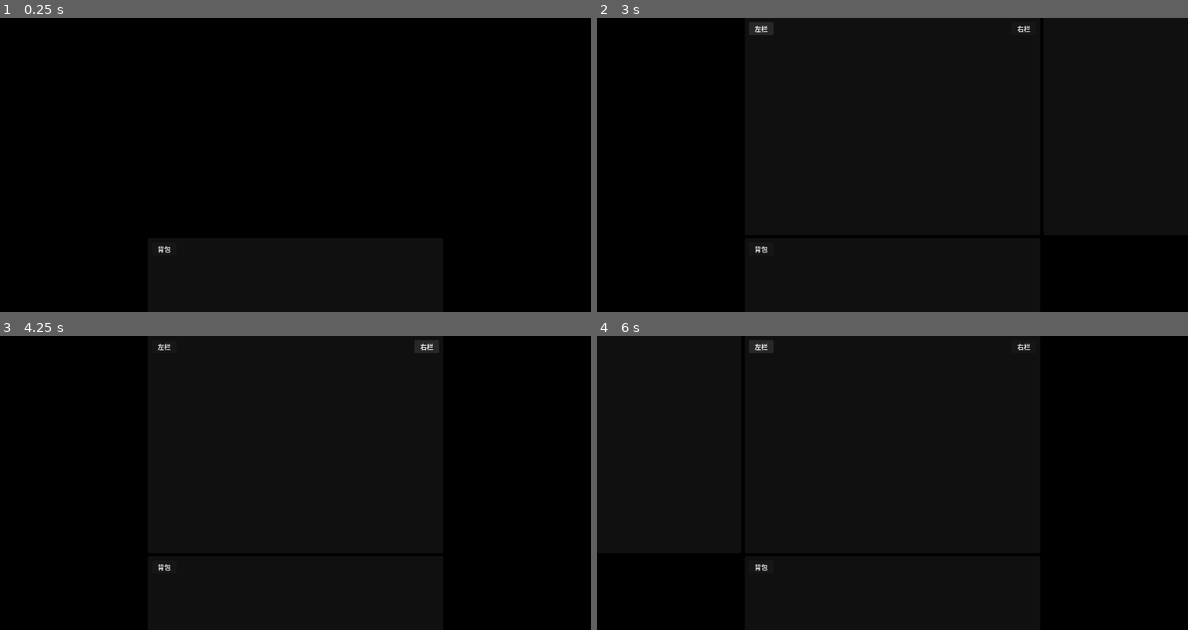
Above: before the commit, frames 1-4 (two rows, left to right).
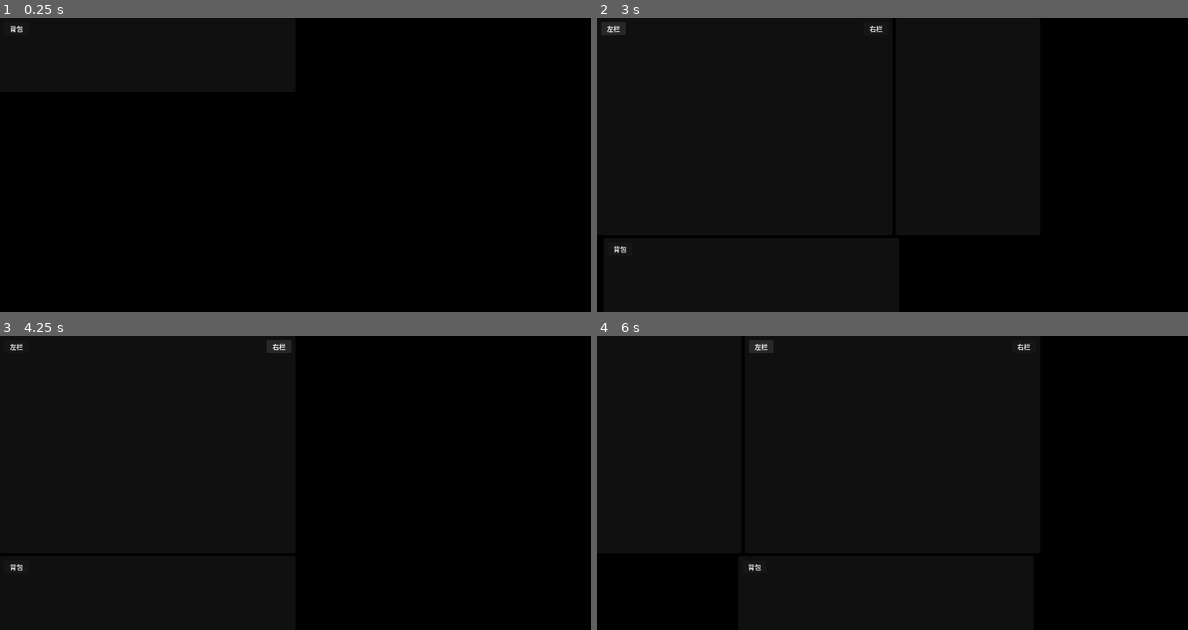
Above: after the commit, the same moments.

Repository: xiaowei2016/roguefall
Game: Godot game, scene res://scenes/main.tscn
Two runs of this game, one before a commit and one after it. Both use one fixed random seed, a clock stepped at 60 frames per second and the inputs below.
Inputs:
- Up to frame 1 (0.25 s): no input
- Up to frame 2 (3 s): click "背包" at 0.5 s; click "左栏" at 1.25 s; click "右栏" at 2 s; click "左栏" at 2.75 s
- Up to frame 3 (4.25 s): click "右栏" at 3.5 s
- Up to frame 4 (6 s): click "背包" at 4.25 s; click "背包" at 5 s; click "左栏" at 5.75 s

The runs differ from the first frame. In frame 1, less than 0.1% of the frame differs, in the area x 1-29%, y 2-80%; in frame 2, 0.4%; in frame 3, 0.4%, in the area x 1-75%, y 1-80%; in frame 4, less than 0.1%.

Commit message:
WINDOW-SCREEN-SPACE-LAYOUT-15: 重构 _do_layout 为 screen-space stateless 布局
- 所有元素先计算屏幕坐标，再取 union rect 作为窗口位置
- local = screen - window，不再用窗口位置反推 BattleBar
- 面板组 clamp 到屏幕边界，只移面板组，不动 BattleBar 锚点
- BattleBar 可滑入面板下方，不互斥
- 翻转只影响面板 screen y，BattleBar screen y 不变
- 删除 _battle_anchor_screen_y 的写回路径
- 删除 BBX_MIN/BBX_MAX/PANEL_Y_ABOVE/PANEL_Y_BELOW/FLIP_TOP
- 新日志格式: battle_screen / pg_screen / window / battle_local / center_local

Diff:
--- a/scripts/main.gd
+++ b/scripts/main.gd
@@ -6,18 +6,12 @@
 const PANEL_H := 530
 const WIN_W := 1440
 const WIN_H := 718     # 530 + 8 + 180，翻转就是上下对调
-const FLIP_TOP := 0     # 战斗条在上的窗口 y 偏移（战斗条占顶部 180px）
-const FLIP_BOT := 538   # 战斗条在下的窗口 y 偏移（面板区 530px + 间距 8px）
-const PANEL_Y_ABOVE := 0     # 面板在战斗条上方
-const PANEL_Y_BELOW := 188   # 面板在战斗条下方（180 + 8）
+const FLIP_BOT := 538   # 战斗条默认窗口内 y，仅 _ready 初始锚点推导用
 const PW := 352    # 左/右面板宽度
 const CW := 720    # 中栏宽度
 const FLIP_HYSTERESIS := 24
 const LOG_THROTTLE := 30
 
-# BattleBar 横向始终可在窗口内 0 ~ (WIN_W - CW) 滑动
-const BBX_MIN := 0
-const BBX_MAX := WIN_W - CW  # 720
 const BATTLE_REST_X := 360
 
 enum Mode { BATTLE_ONLY, CENTER_BATTLE, LEFT_CENTER_BATTLE, CENTER_RIGHT_BATTLE, FULL }
@@ -30,7 +24,7 @@
 var _drag_offset_x := 0
 var _drag_offset_y := 0
 
-# BattleBar 屏幕坐标锚点，每次布局后从 win + battle_bar 刷新
+# BattleBar 屏幕坐标锚点，唯一拖拽真源
 var _battle_anchor_screen_x := 0
 var _battle_anchor_screen_y := 0
 
@@ -98,21 +92,28 @@
 
 
 
-# ===== 布局 =====
+# ===== 布局（screen-space stateless） =====
 func _do_layout() -> void:
 	var win := get_window()
 	var screen := DisplayServer.screen_get_usable_rect(win.current_screen)
 
+	var screen_min_x := screen.position.x + EDGE_MARGIN
+	var screen_max_x := screen.position.x + screen.size.x - EDGE_MARGIN
 	var has_panels := _current_mode != Mode.BATTLE_ONLY
 
-	# ---- 垂直 ----
+	# ---- 1. BattleBar screen rect（锚点是 BattleBar 左上角） ----
+	var bb_sx := _battle_anchor_screen_x
+	var bb_sy := _battle_anchor_screen_y
+	var bb_sw := CW   # 720
+	var bb_sh := BATTLE_H
+
+	# ---- 2. 面板 screen y（翻转逻辑） ----
 	var flipped: bool = false
-	var battle_y: int = FLIP_BOT
-	var panel_y: int = PANEL_Y_ABOVE
+	var panel_sy: int = 0
 
 	if has_panels:
-		var space_above := _battle_anchor_screen_y - screen.position.y - EDGE_MARGIN
-		var space_below := screen.position.y + screen.size.y - (_battle_anchor_screen_y + BATTLE_H) - EDGE_MARGIN
+		var space_above := bb_sy - screen.position.y - EDGE_MARGIN
+		var space_below := screen.position.y + screen.size.y - (bb_sy + bb_sh) - EDGE_MARGIN
 
 		if _dragging:
 			if _last_flipped:
@@ -124,60 +125,68 @@
 		_last_flipped = flipped
 
 		if flipped:
-			battle_y = 0
-			panel_y = PANEL_Y_BELOW
-			win.position.y = _battle_anchor_screen_y
+			panel_sy = bb_sy + bb_sh + GAP   # 面板在 BattleBar 下方
 		else:
-			battle_y = FLIP_BOT
-			panel_y = PANEL_Y_ABOVE
-			win.position.y = _battle_anchor_screen_y - FLIP_BOT
-	else:
-		# mode=0: 无面板，不翻转
-		win.position.y = _battle_anchor_screen_y - FLIP_BOT
-
-	battle_bar.position.y = battle_y
-	_battle_anchor_screen_y = win.position.y + battle_y
-
-	# ---- 水平：BattleBar 渲染 ----
-	# rest_x = 静止归位目标（BATTLE_REST_X=360），拖拽中不更新
-	var rest_x := BATTLE_REST_X
-
-	win.position.x = _battle_anchor_screen_x - rest_x
-
-	var screen_min_x := screen.position.x + EDGE_MARGIN
-	var screen_max_x := screen.position.x + screen.size.x - WIN_W - EDGE_MARGIN
-	if screen_max_x >= screen_min_x:
-		win.position.x = clampi(win.position.x, screen_min_x, screen_max_x)
-
-	# render_bbx = 本帧 BattleBar 渲染位置，只读，不写回任何持久状态
-	var render_bbx := clampi(_battle_anchor_screen_x - win.position.x, BBX_MIN, BBX_MAX)
-	battle_bar.position.x = render_bbx
-
-	# ---- 可见面板：stateless clamp —— 以 rest_x 为基准，不依赖 render_bbx ----
-	var shift: int = 0
+			panel_sy = bb_sy - PANEL_H - GAP # 面板在 BattleBar 上方
+
+	# ---- 3. 面板 screen x（以 BattleBar screen x 对齐 CenterPanel） ----
+	var center_sx := bb_sx
+	var left_sx   := center_sx - GAP - PW
+	var right_sx  := center_sx + CW + GAP
+
+	# ---- 4. 面板组 clamp 到屏幕内（只移面板组，不动 BattleBar） ----
+	var panel_shift: int = 0
 	if has_panels:
-		var gl := rest_x
-		var gr := rest_x + CW
+		var pg_min := center_sx
+		var pg_max := center_sx + CW
 		if left_panel.visible:
-			gl = rest_x - GAP - PW
+			pg_min = mini(pg_min, left_sx)
 		if right_panel.visible:
-			gr = rest_x + CW + GAP + PW
-
-		if gl < 0:
-			shift = -gl
-		elif gr > WIN_W:
-			shift = -(gr - WIN_W)
-
-		var cx := rest_x + shift
-
+			pg_max = maxi(pg_max, right_sx + PW)
+
+		if pg_min < screen_min_x:
+			panel_shift = screen_min_x - pg_min
+		elif pg_max > screen_max_x:
+			panel_shift = screen_max_x - pg_max
+
+	var center_ssx := center_sx + panel_shift
+	var left_ssx   := left_sx   + panel_shift
+	var right_ssx  := right_sx  + panel_shift
+
+	# ---- 5. 所有可见元素 union rect → 窗口位置 ----
+	var union_min_x := bb_sx
+	var union_max_x := bb_sx + bb_sw
+	var union_min_y := bb_sy
+	var union_max_y := bb_sy + bb_sh
+
+	if has_panels:
+		var panel_min_x := center_ssx
+		var panel_max_x := center_ssx + CW
 		if left_panel.visible:
-			left_panel.position = Vector2i(cx - GAP - PW, panel_y)
-		if center_panel.visible:
-			center_panel.position = Vector2i(cx, panel_y)
+			panel_min_x = mini(panel_min_x, left_ssx)
+			panel_max_x = maxi(panel_max_x, left_ssx + PW)
 		if right_panel.visible:
-			right_panel.position = Vector2i(cx + CW + GAP, panel_y)
-
-	# ---- 日志节流 ----
+			panel_min_x = mini(panel_min_x, right_ssx)
+			panel_max_x = maxi(panel_max_x, right_ssx + PW)
+
+		union_min_x = mini(union_min_x, panel_min_x)
+		union_max_x = maxi(union_max_x, panel_max_x)
+		union_min_y = mini(union_min_y, panel_sy)
+		union_max_y = maxi(union_max_y, panel_sy + PANEL_H)
+
+	win.position = Vector2i(union_min_x, union_min_y)
+
+	# ---- 6. local = screen - window ----
+	battle_bar.position = Vector2i(bb_sx - union_min_x, bb_sy - union_min_y)
+
+	if has_panels:
+		center_panel.position = Vector2i(center_ssx - union_min_x, panel_sy - union_min_y)
+		if left_panel.visible:
+			left_panel.position = Vector2i(left_ssx - union_min_x, panel_sy - union_min_y)
+		if right_panel.visible:
+			right_panel.position = Vector2i(right_ssx - union_min_x, panel_sy - union_min_y)
+
+	# ---- 7. 日志节流 ----
 	var log_reason := ""
 	if _last_log_mode != _current_mode:
 		log_reason = "mode"
@@ -185,9 +194,9 @@
 	elif _last_log_flipped != flipped:
 		log_reason = "flip"
 		_last_log_flipped = flipped
-	elif _last_log_shift != shift:
+	elif _last_log_shift != panel_shift:
 		log_reason = "shift"
-		_last_log_shift = shift
+		_last_log_shift = panel_shift
 	elif not _dragging:
 		log_reason = "idle"
 	elif _log_frame_count % LOG_THROTTLE == 0:
@@ -195,18 +204,26 @@
 	_log_frame_count += 1
 
 	if log_reason != "":
-		var lx_out := rest_x + shift - GAP - PW if left_panel.visible else -999
-		var cx_out := rest_x + shift if center_panel.visible else -999
-		var rx_out := rest_x + shift + CW + GAP if right_panel.visible else -999
-		print("[roguefall] --- layout ---  reason=%s  mode=%d  shift=%d  win=(%d,%d)  bb_win=(%d,%d)  flipped=%s  panel_y=%d" % [
-			log_reason, _current_mode, shift, win.position.x, win.position.y,
-			render_bbx, battle_y, flipped, panel_y
-		])
-		print("  L(%d,%d) %s  C(%d,%d) %s  R(%d,%d) %s  anchor_screen=(%d,%d)" % [
-			lx_out, panel_y, "vis" if left_panel.visible else "hid",
-			cx_out, panel_y, "vis" if center_panel.visible else "hid",
-			rx_out, panel_y, "vis" if right_panel.visible else "hid",
-			_battle_anchor_screen_x, _battle_anchor_screen_y
+		var pg_x1 := center_ssx
+		var pg_x2 := center_ssx + CW
+		if left_panel.visible:
+			pg_x1 = mini(pg_x1, left_ssx)
+			pg_x2 = maxi(pg_x2, left_ssx + PW)
+		if right_panel.visible:
+			pg_x1 = mini(pg_x1, right_ssx)
+			pg_x2 = maxi(pg_x2, right_ssx + PW)
+
+		print("[roguefall] --- layout ---  reason=%s  mode=%d  battle_screen=(%d,%d,%d,%d)  pg_screen=(%d,%d,%d,%d)  shift=%d  window=(%d,%d)  battle_local=(%d,%d)  center_local=(%d,%d)  flipped=%s" % [
+			log_reason, _current_mode,
+			bb_sx, bb_sy, bb_sw, bb_sh,
+			pg_x1 if has_panels else -1, panel_sy if has_panels else -1,
+			pg_x2 if has_panels else -1, (panel_sy + PANEL_H) if has_panels else -1,
+			panel_shift,
+			union_min_x, union_min_y,
+			battle_bar.position.x, battle_bar.position.y,
+			center_panel.position.x if center_panel.visible else -1,
+			center_panel.position.y if center_panel.visible else -1,
+			flipped
 		])
 
 
